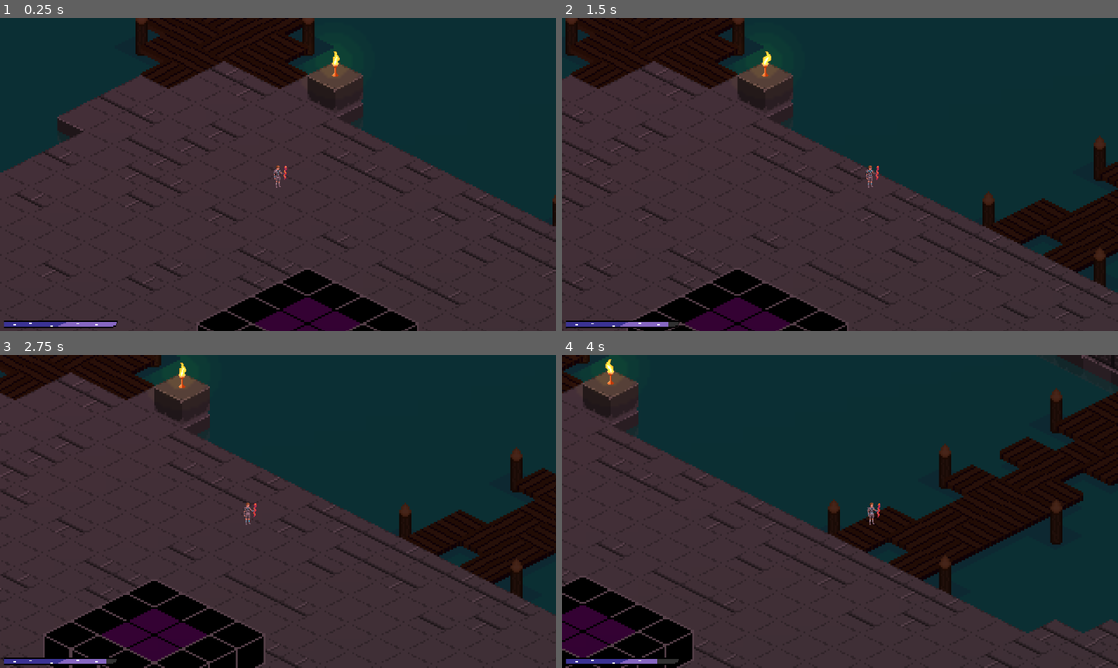
Above: before the commit, frames 1-4 (two rows, left to right).
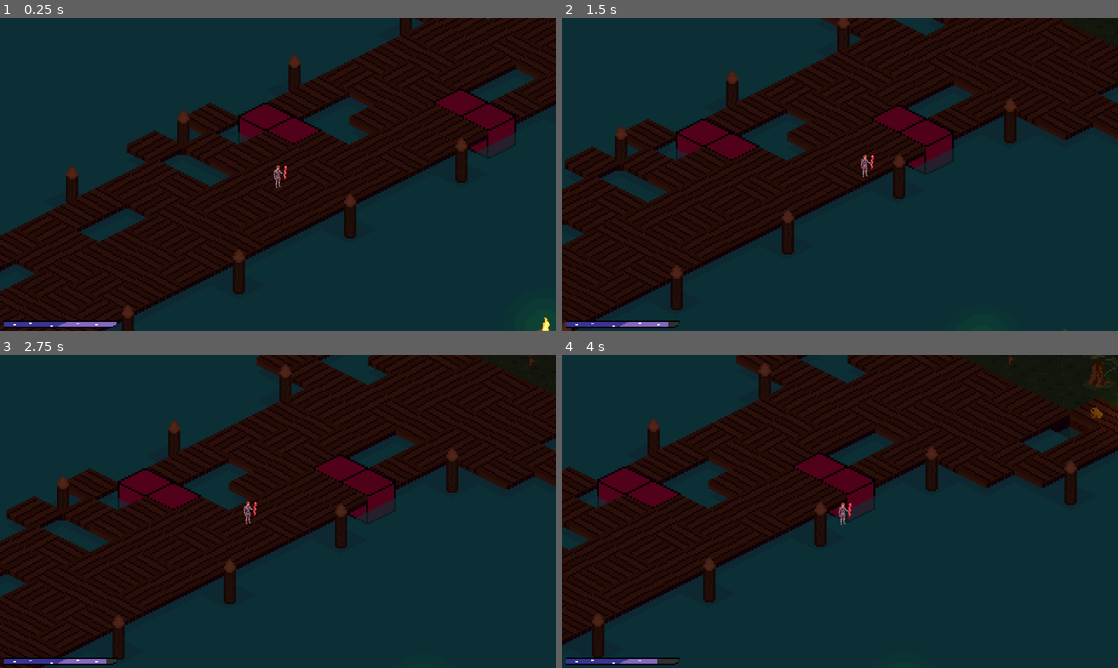
Above: after the commit, the same moments.

Repository: DarkMalygos/Game-Jam-Test
Game: Godot game, scene res://scenes/main.tscn
Same seed, same stepped clock (60 frames per second), same inputs: the game is played once before the commit and once after it.
Inputs (mouse positions are in pixels of both pictures, inside the frame that each line leads up to):
- Up to frame 1 (0.25 s): no input
- Up to frame 2 (1.5 s): tap Enter (ui_accept) at 0.5, 0.77 s; move the mouse to (962, 158) at 0.52 s; hold D (movement_right) from 0.53 s (still down); click (962, 158) at 0.6 s; move the mouse to (728, 190) at 1.27 s; right-click (728, 190) at 1.35 s
- Up to frame 3 (2.75 s): tap Enter (ui_accept) at 1.52 s; move the mouse to (333, 442) at 2.02 s; release D (movement_right) at 2.03 s; hold A (movement_left) from 2.03 s (still down); click (333, 442) at 2.1 s
- Up to frame 4 (4 s): move the mouse to (812, 574) at 2.77 s; release A (movement_left) at 2.78 s; hold D (movement_right) from 2.78 s (still down); right-click (812, 574) at 2.85 s; tap Enter (ui_accept) at 3.02, 3.77 s; move the mouse to (1006, 558) at 3.52 s; click (1006, 558) at 3.6 s

The runs differ from the first frame. In frame 1, 84% of the frame differs, in the area x 0-100%, y 0-100%; in frame 2, 86%; in frame 3, 90%; in frame 4, 77%.
Error in both runs: Invalid access of index '1' on a base object of type: 'Array[Ability]'. (res://scripts/entities/main_character_body/main_character_body.gd:25)

Commit message:
frog update

Diff:
--- a/diablo_clone/resources/tile_sets/iso_tileset.tres
+++ b/diablo_clone/resources/tile_sets/iso_tileset.tres
@@ -9,6 +9,7 @@
 [ext_resource type="Texture2D" uid="uid://kmr4mlbl264h" path="res://assets/sprites/tiles/stone_tileset.png" id="5_1068n"]
 [ext_resource type="Texture2D" uid="uid://d0slwjvt2l786" path="res://assets/sprites/tiles/stonewall_tileset.png" id="6_imecu"]
 [ext_resource type="Texture2D" uid="uid://c84oftb5nbfi3" path="res://assets/sprites/tiles/stone_tileset_wall.png" id="6_ioti1"]
+[ext_resource type="Texture2D" uid="uid://c6gsk3mpmnqtg" path="res://assets/sprites/entities/animals/golden_poison_frog.png" id="6_vq6m7"]
 [ext_resource type="Texture2D" uid="uid://cvvidp5jklpcy" path="res://assets/sprites/tiles/wood_plank_tileset.png" id="7_3wecr"]
 [ext_resource type="Texture2D" uid="uid://ctdfofeaw8jhy" path="res://assets/sprites/tiles/grass_set.png" id="7_mb30r"]
 [ext_resource type="Texture2D" uid="uid://bowdyh7ri1nh0" path="res://assets/sprites/tiles/palm_trree.png" id="8_bp5wv"]
@@ -57,6 +58,11 @@
 [sub_resource type="TileSetAtlasSource" id="TileSetAtlasSource_upo68"]
 texture = ExtResource("5_6oau2")
 texture_region_size = Vector2i(40, 42)
+0:0/0 = 0
+
+[sub_resource type="TileSetAtlasSource" id="TileSetAtlasSource_8gwal"]
+texture = ExtResource("6_vq6m7")
+texture_region_size = Vector2i(8, 8)
 0:0/0 = 0
 
 [sub_resource type="TileSetAtlasSource" id="TileSetAtlasSource_lavw7"]
@@ -150,3 +156,4 @@
 sources/13 = SubResource("TileSetAtlasSource_upo68")
 sources/11 = SubResource("TileSetAtlasSource_8xdgp")
 sources/1 = SubResource("TileSetAtlasSource_x4lyg")
+sources/2 = SubResource("TileSetAtlasSource_8gwal")
--- a/diablo_clone/scenes/tile_map/tile_map.tscn
+++ b/diablo_clone/scenes/tile_map/tile_map.tscn
@@ -10,6 +10,7 @@
 [ext_resource type="Texture2D" uid="uid://bpt2dilt7cj5g" path="res://assets/sprites/entities/health_bar/background_health_bar.png" id="7_6q3v7"]
 [ext_resource type="PackedScene" uid="uid://qkmcv2w7ijyv" path="res://scenes/obsticles/lights/torch_group_3.tscn" id="7_y4uci"]
 [ext_resource type="Texture2D" uid="uid://t8r0esnrqp5v" path="res://assets/sprites/entities/health_bar/progress_health_bar.png" id="8_fuwb8"]
+[ext_resource type="PackedScene" uid="uid://b4evc02xn0nfg" path="res://scenes/obsticles/lights/torch.tscn" id="9_82pml"]
 [ext_resource type="PackedScene" uid="uid://dx3chiiktgwrs" path="res://scenes/obsticles/lights/torches_on_lands.tscn" id="11_d37wg"]
 
 [sub_resource type="Gradient" id="Gradient_uitbr"]
@@ -30,7 +31,7 @@
 
 [node name="Level1Layer" type="TileMapLayer" parent="."]
 self_modulate = Color(0.498039, 0.498039, 0.498039, 1)
-tile_map_data = PackedByteArray("AAAZAAYAAAAEAAAAAAAZAAUAAAA …(5855 unchanged characters)… ACAAAAAAAaAPv/CQACAAAAAADw/xMABwAAAAAAAAA=")
+tile_map_data = PackedByteArray("AAAZAAYAAAAEAAAAAAAZAAUAAAA …(5855 unchanged characters)… ACAAAAAAAaAPv/CQACAAAAAADw/xMABwAAAAAAAADo/+//AgAAAAAAAAA=")
 tile_set = ExtResource("1_lep4a")
 
 [node name="Level2Layer" type="TileMapLayer" parent="."]
@@ -49,7 +50,7 @@
 position = Vector2(15, -31)
 
 [node name="MainCharacter" parent="." instance=ExtResource("4_rqk01")]
-position = Vector2(-615, 73)
+position = Vector2(-399, -264)
 
 [node name="TorchGroup" parent="." instance=ExtResource("5_v6mec")]
 
@@ -58,6 +59,9 @@
 [node name="TorchGroup3" parent="." instance=ExtResource("7_y4uci")]
 
 [node name="TorchesOnLands" parent="." instance=ExtResource("11_d37wg")]
+
+[node name="TorchBeforeJungle" parent="." instance=ExtResource("9_82pml")]
+position = Vector2(-79, -318)
 
 [node name="CanvasLayer" type="CanvasLayer" parent="."]
 
Binary file added: diablo_clone/assets/sprites/entities/animals/golden_poison_frog.png
Not shown, added: diablo_clone/assets/sprites/entities/animals/golden_poison_frog.png.import
Not shown: 1 places in diablo_clone/resources/tile_sets/iso_tileset.tres that only renumber resources
Not shown: 1 places in diablo_clone/scenes/tile_map/tile_map.tscn that only renumber resources
